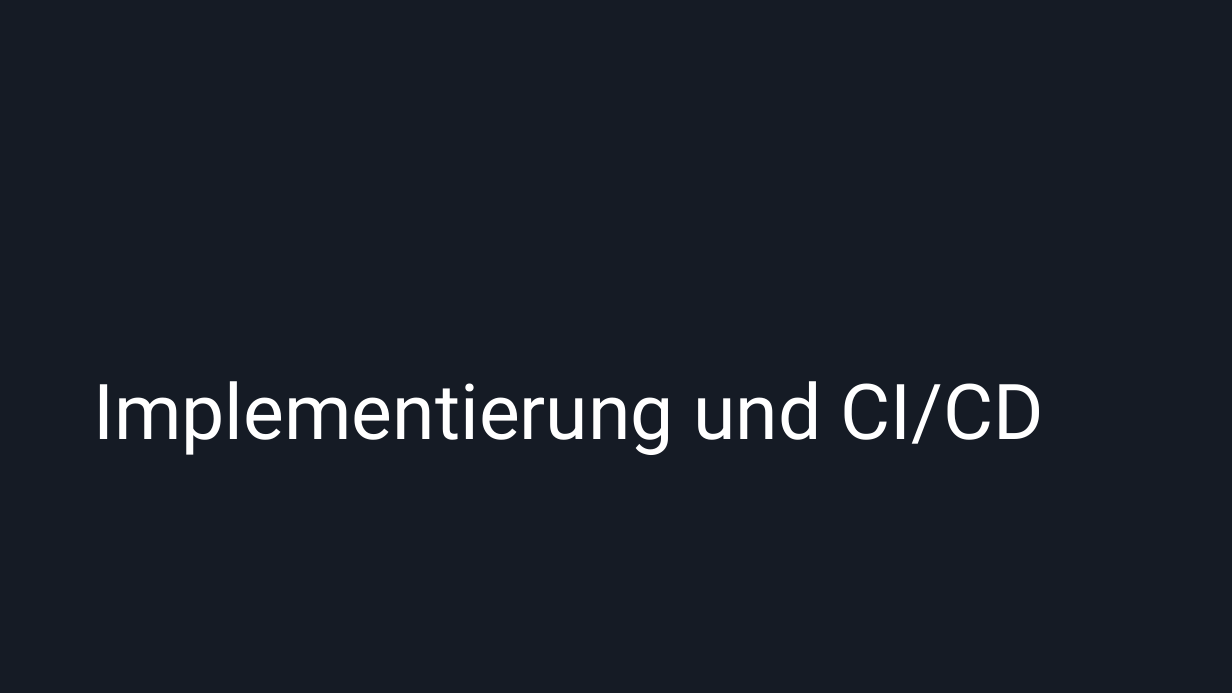
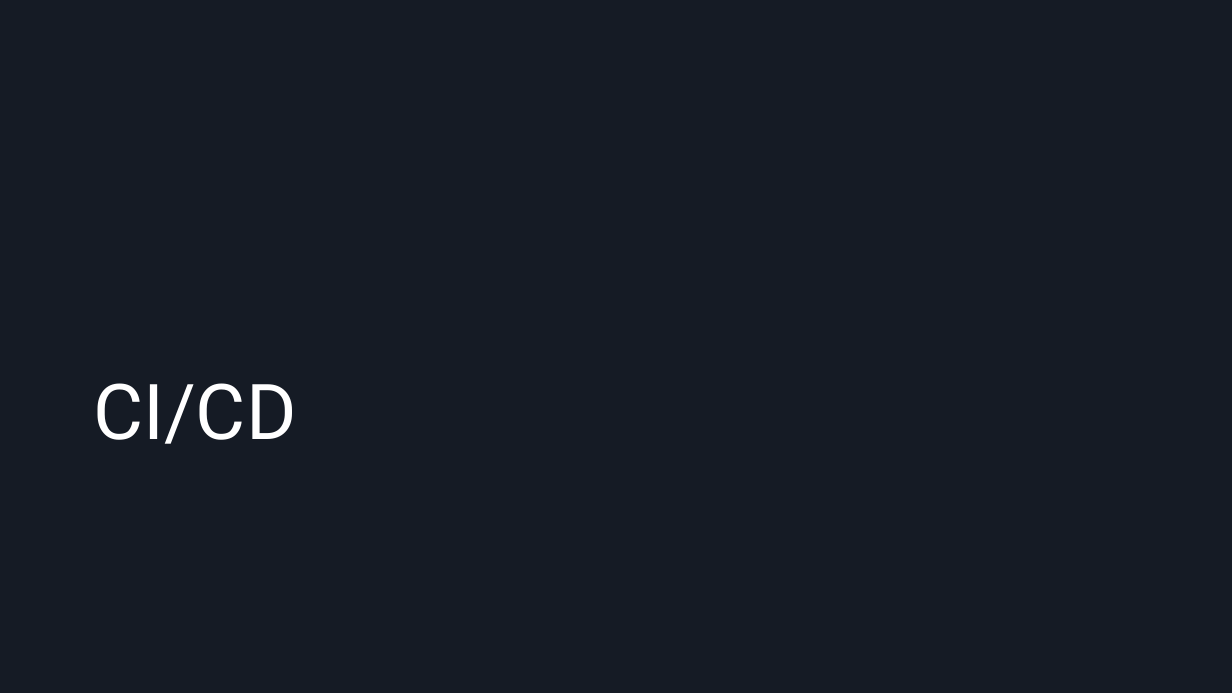
Before and after one commit to Dolokan/MSE_Roguelike, a slide deck: slide 19 of Moderne Softwareentwicklung Zwischenpräsentation.pptx (slide 10 before the commit). Drawn at 1232x693 pixels with LibreOffice and Linux fonts; fonts in the diff are those of the drawing. Boxes give left, top, right and bottom in pixels: in the first picture for what was removed or moved away, otherwise in the second. Text is boxed around its words. In the diff, an @@ line names an element or a change of style, - is before the commit and + after.

```diff
--- a/Moderne Softwareentwicklung Zwischenpräsentation.pptx
+++ b/Moderne Softwareentwicklung Zwischenpräsentation.pptx
@@ title at [93, 383, 296, 444]: text changed @@
-Implementierung und CI/CD
+CI/CD
```
Also in this commit, not shown: 1 other slide changed, 11 slides added, 2 slides removed.
